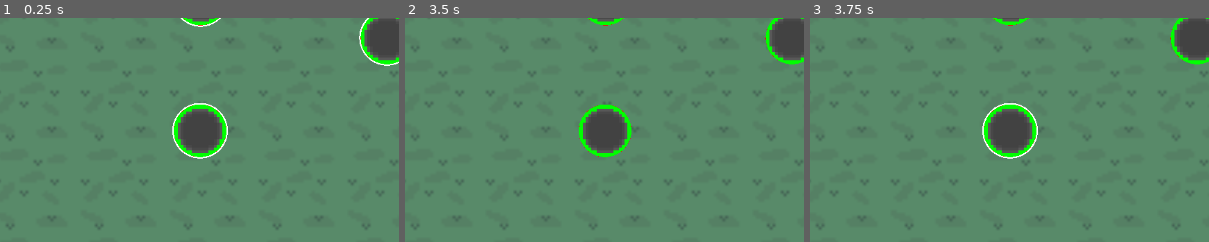
Above: before the commit, frames 1-3 (left to right).
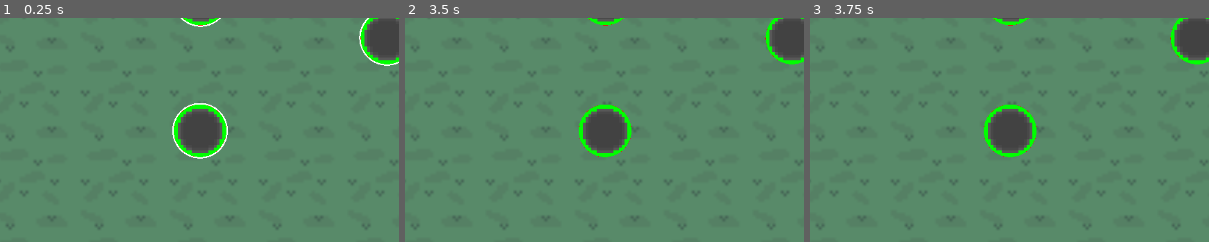
Above: after the commit, the same moments.

Repository: Zene8/GodotGame
Game: Godot game, scene res://map.tscn
The game is run twice, just before and just after one commit, with the same random seed, the same clock (stepped at 60 frames per second) and the same inputs.
Inputs (mouse positions are % of the whole screen's width and height, from its top left):
- Up to frame 1 (0.25 s): no input
- Up to frame 2 (3.5 s): click "Line" at 0.5 s; click "Direct" at 1.25 s; click "Keep" at 2 s; tap Enter (ui_accept) at 2.75, 3.02 s; move the mouse to (72, 45) at 2.77 s; press the mouse at (72, 45) at 2.78 s; hold Right (ui_right) from 2.78 s (still down)
- Up to frame 3 (3.75 s): tap Enter (ui_accept) at 3.5 s; move the mouse to (30, 55) at 3.52 s; release Right (ui_right) at 3.53 s; release the mouse at (30, 55) at 3.53 s; hold Down (ui_down) from 3.53 s (still down); click (30, 55) at 3.6 s
The pictures show only the part of the screen within x 18-68%, y 28-78%; the shares and areas given below are measured in that part.

Frames 1-2 are identical in both runs. In frame 3, 0.4% of the frame differs, in the area x 43-58%, y 37-63%.

Commit message:
Selection actually fixed with no random constant

Diff:
--- a/map.gd
+++ b/map.gd
@@ -56,7 +56,8 @@
 
 		select_area_shape.position = Vector2(min(mousepos.x,select_start.x)+abs(select_start.x - mousepos.x)/2,min(mousepos.y,select_start.y)+abs(select_start.y - mousepos.y)/2)
 		select_area_shape.shape.size = abs(select_start - mousepos)
-		await get_tree().create_timer(0.1).timeout
+		await get_tree().physics_frame
+		await get_tree().physics_frame
 		var areas = select_area.get_overlapping_areas()
 		for area in areas:
 			print(area)
